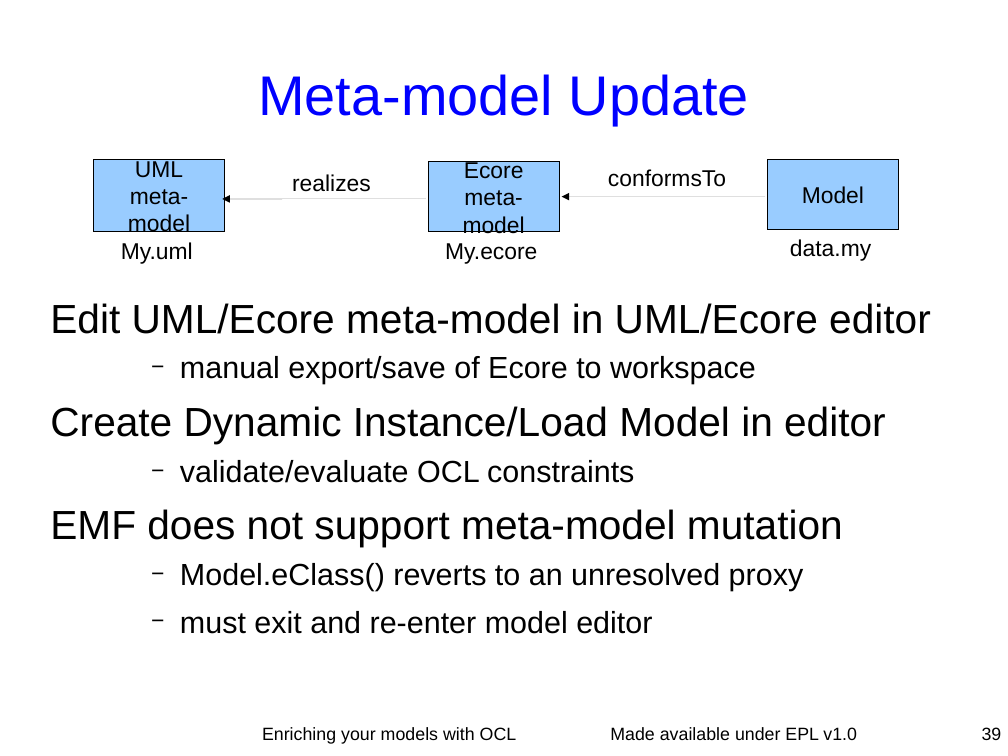
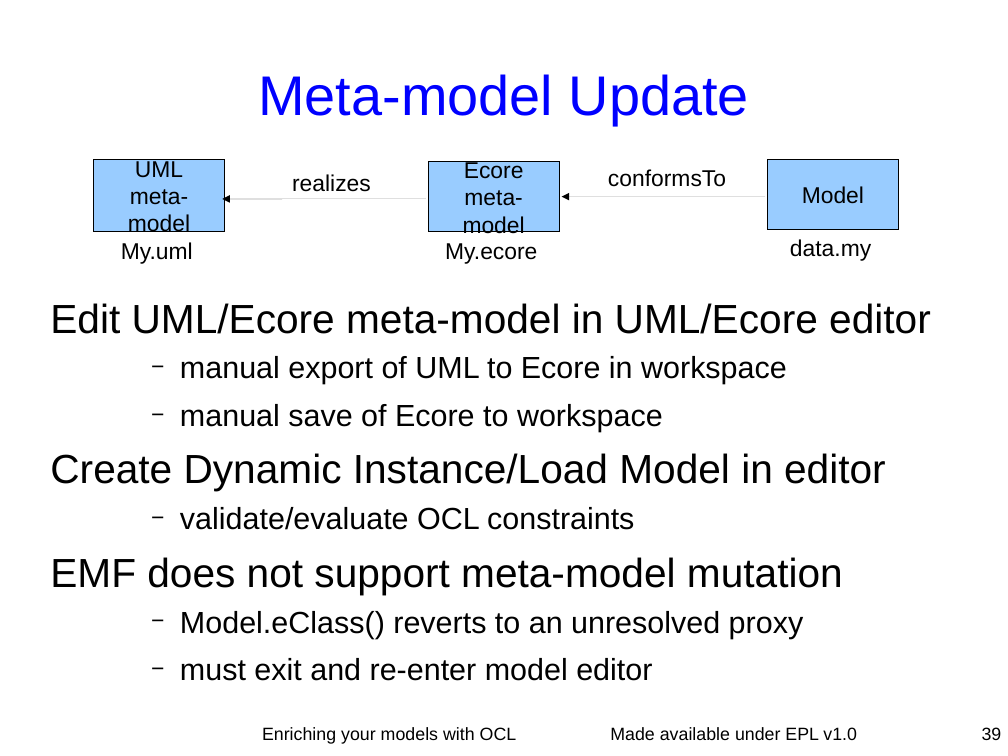
Before and after one commit to eclipse-ocl/ocl-website, a slide deck: slide 39 of ocl/docs/publications/ESE2010LongTalk/EnrichingWithOCL.odp. Drawn at 1008x756 pixels with LibreOffice and Linux fonts; fonts in the diff are those of the drawing. Boxes give left, top, right and bottom in pixels: in the first picture for what was removed or moved away, otherwise in the second. Text is boxed around its words. In the diff, an @@ line names an element or a change of style, - is before the commit and + after.

```diff
--- a/ocl/docs/publications/ESE2010LongTalk/EnrichingWithOCL.odp
+++ b/ocl/docs/publications/ESE2010LongTalk/EnrichingWithOCL.odp
@@ text at bbox=[180, 356, 787, 432]: text changed @@
-    − manual export/save of Ecore to workspace
+    − manual export of UML to Ecore in workspace
+    − manual save of Ecore to workspace
```
